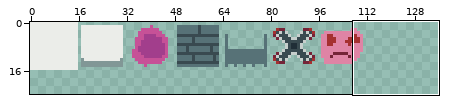
Pixel-art file: assets/atlas.aseprite. The picture above shows the old version from afar; the outline marks the close-up.
Close-up. Before the edit:
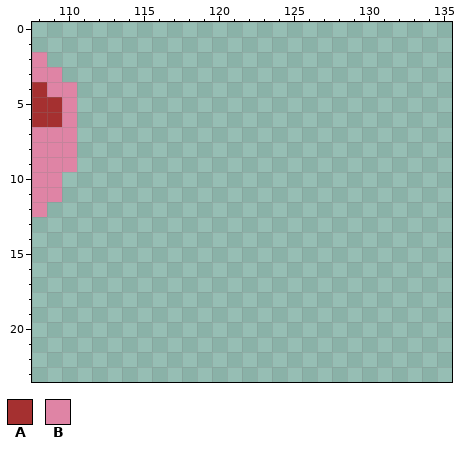
256x256 pixels, 1 frame. Shown: x 108..135, y 0..23. The wide view leaves out empty margins.
Palette (. is transparent): A #a53030  B #df84a5
Pixels before, first column x 108:
 2 B..
 3 BB.
 4 ABB
 5 AAB
 6 AAB
 7 BBB
 8 BBB
 9 BBB
10 BB.
11 BB.
12 B..
The result:
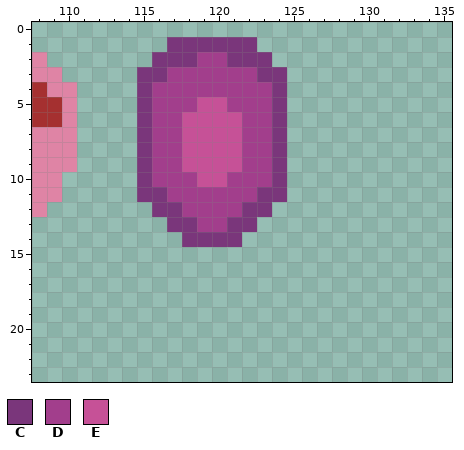
Colours new in this view: C #7a367b  D #a23e8c  E #c65197
Difference:
There is now colour C in row 1 at x 117 to 122; in row 2 at x 116 to 118 and 121 to 123; in row 3 at x 115 to 116 and 123 to 124; in rows 4 to 10 at x 115 and 124; in row 11 at x 115 to 116 and 123 to 124; in row 12 at x 116 to 117 and 122 to 123.
There is now colour C in row 13 at x 117 to 118 and 121 to 122; in row 14 at x 118 to 121.
There is now colour D in row 2 at x 119 to 120; in row 3 at x 117 to 122; in row 4 at x 116 to 123; in row 5 at x 116 to 118 and 121 to 123; in rows 6 to 9 at x 116 to 117 and 122 to 123; in row 10 at x 116 to 118 and 121 to 123.
There is now colour D in row 11 at x 117 to 122; in row 12 at x 118 to 121; in row 13 at x 119 to 120.
There is now colour E in row 5 at x 119 to 120; in rows 6 to 9 at x 118 to 121; in row 10 at x 119 to 120.
Changed places in both close-ups, as pixel boxes (x1, y1, x2, y2):
added: (137, 37, 287, 247)
